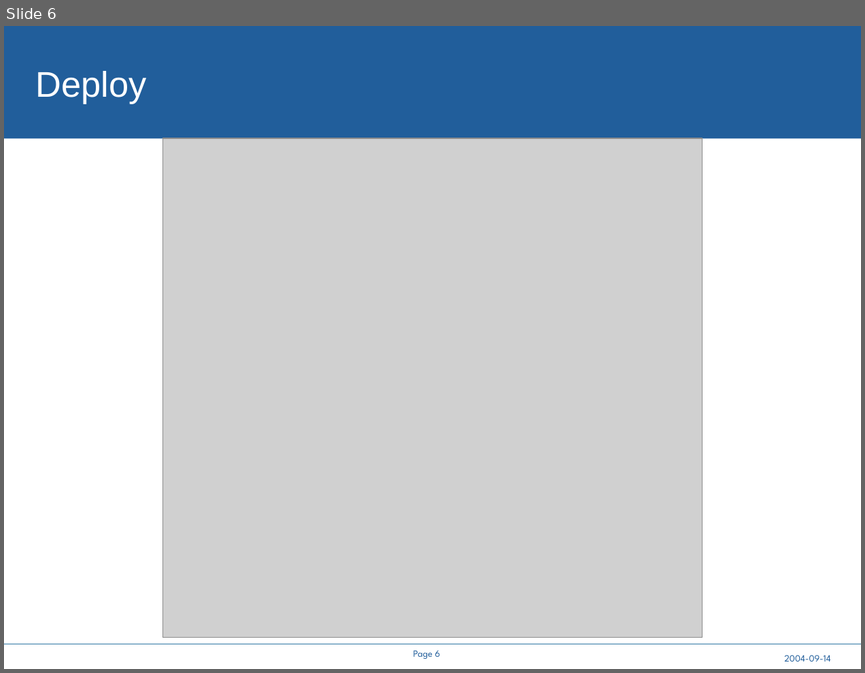
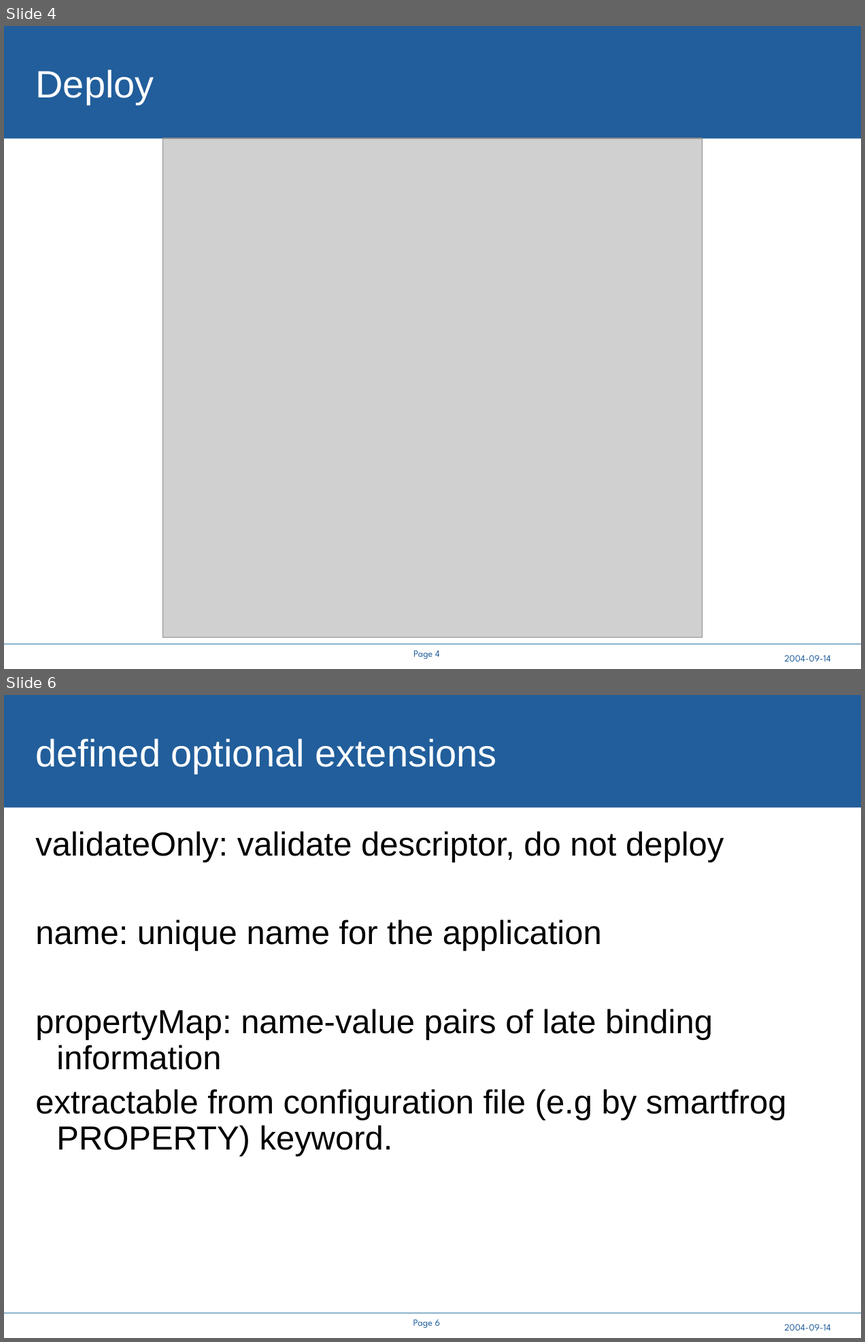
Before and after one commit to steveloughran/smartfrog, a slide deck: core/components/cddlm/doc/A Service API for deployment.ppt. Shown one above the other, each under a label of ours: slide 6 before the commit, slides 4 and 6 after it; the slides between them are not shown. The pictures are 865x673 and 865x1342 pixels, drawn with LibreOffice and Linux fonts; fonts in the diff are those of the drawing; grey boxes stand for pictures; background and template pictures are left out. Boxes give left, top, right and bottom in pixels: in the first picture for what was removed or moved away, otherwise in the second. Text is boxed around its words. In the diff, an @@ line names an element or a change of style, - is before the commit and + after.

```diff
--- a/core/components/cddlm/doc/A Service API for deployment.ppt
+++ b/core/components/cddlm/doc/A Service API for deployment.ppt
@@ slide 6 added at box(4, 695, 861, 1338), background #FFFFFF; not listed: 4 template elements that a slide beside it also shows @@
@@ title added at box(36, 739, 497, 774), 32 pt, text #FFFFFF @@
+defined optional extensions
@@ text added at box(35, 831, 787, 1156), 28 pt, text #000000 @@
+validateOnly: validate descriptor, do not deploy
+name: unique name for the application
+propertyMap: name-value pairs of late binding information
+extractable from configuration file (e.g by smartfrog PROPERTY) keyword.
@@ what was slide 6 is now slide 4 @@
@@ slide 4 changed as well @@
@@ title "Deploy" at box(36, 70, 154, 105): size 30 to 32 pt @@
@@ page number at box(413, 650, 440, 658): text changed @@
-Page 6
+Page 4
```
Also in this commit, not shown: 9 other slides changed, 7 other slides added, 19 other files.
